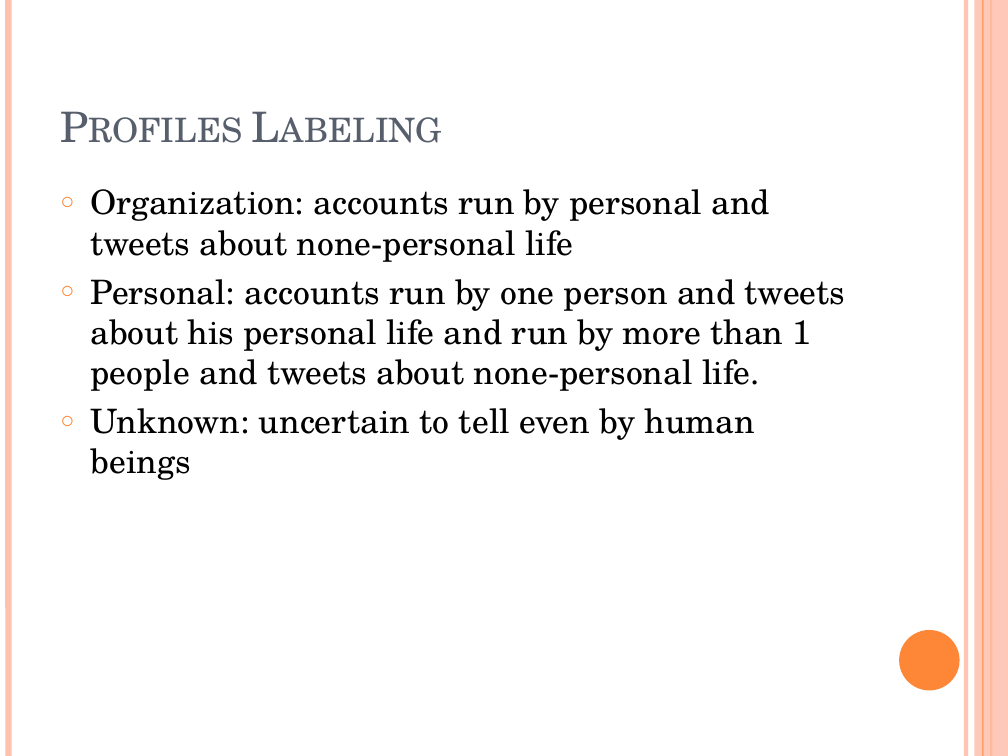
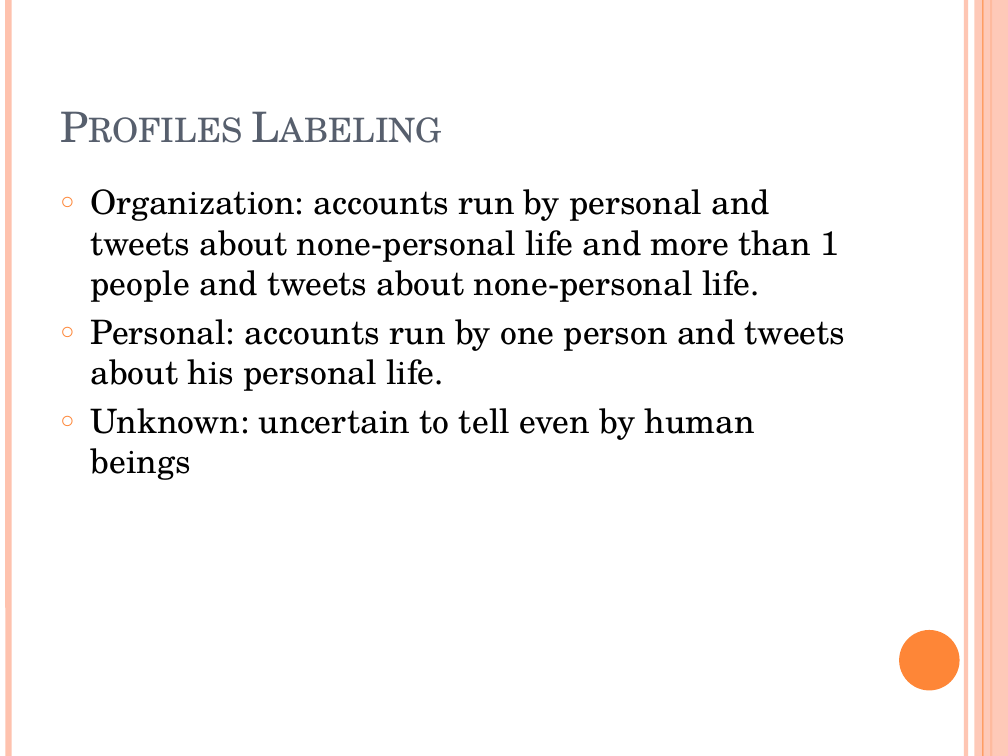
Before and after one commit to ttang10/Organization_Detection_ML, a slide deck: slide 4 of Organization Detection.pptx. Drawn at 1008x756 pixels with LibreOffice and Linux fonts; fonts in the diff are those of the drawing. Boxes give left, top, right and bottom in pixels: in the first picture for what was removed or moved away, otherwise in the second. Text is boxed around its words. In the diff, an @@ line names an element or a change of style, - is before the commit and + after.

```diff
--- a/Organization Detection.pptx
+++ b/Organization Detection.pptx
@@ text at box(91, 189, 845, 391): text changed @@
-○ Organization: accounts run by personal and tweets about none-personal life
-○ Personal: accounts run by one person and tweets about his personal life and run by more than 1 people and tweets about none-personal life.
+○ Organization: accounts run by personal and tweets about none-personal life and more than 1 people and tweets about none-personal life.
+○ Personal: accounts run by one person and tweets about his personal life.
```
Also in this commit, not shown: 3 other slides changed, 47 other files.
